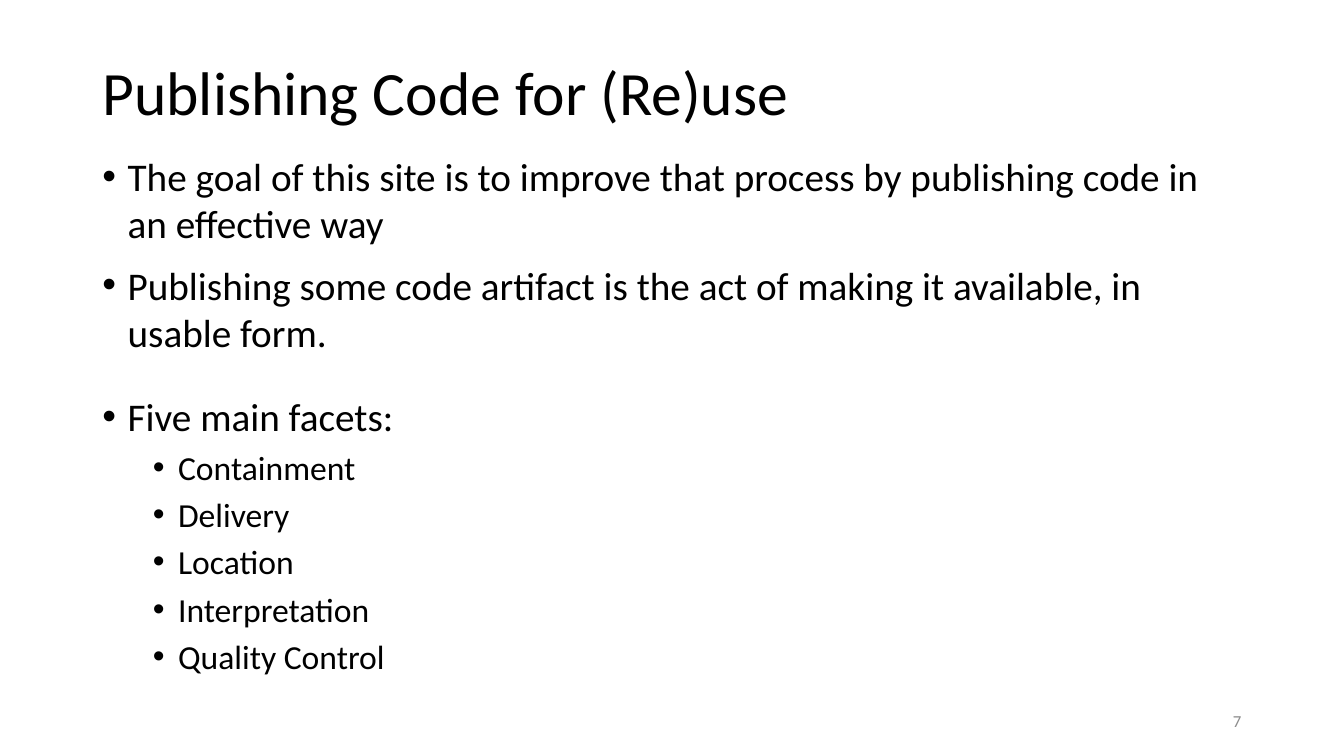
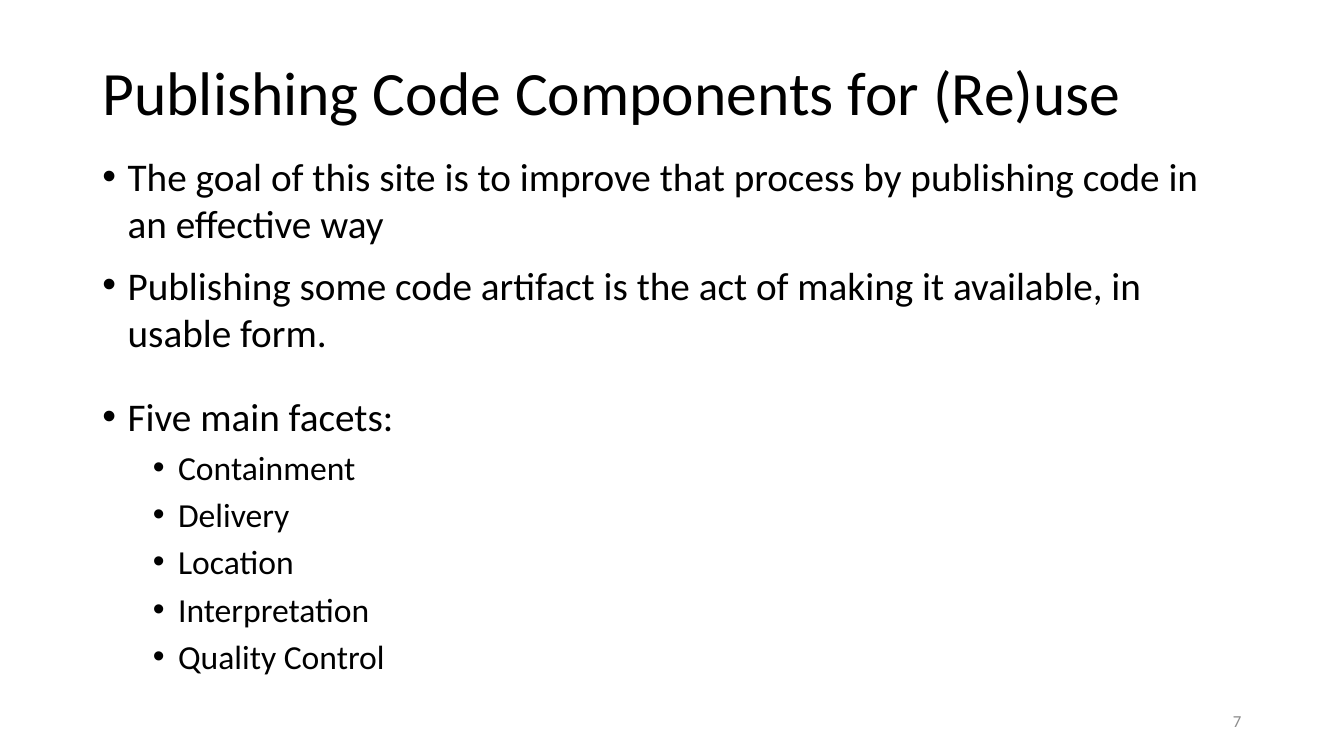
Before and after one commit to JimFawcett/JimFawcett.github.io, a slide deck: slide 7 of Resources/PublishingSourceCode.pptx. Drawn at 1344x756 pixels with LibreOffice and Linux fonts; fonts in the diff are those of the drawing. Boxes give left, top, right and bottom in pixels: in the first picture for what was removed or moved away, otherwise in the second. Text is boxed around its words. In the diff, an @@ line names an element or a change of style, - is before the commit and + after.

```diff
--- a/Resources/PublishingSourceCode.pptx
+++ b/Resources/PublishingSourceCode.pptx
@@ title at (x1=102, y1=70, x2=1120, y2=126): text changed @@
-Publishing Code for (Re)use
+Publishing Code Components for (Re)use
```
Also in this commit, not shown: 2 other slides changed, 1 slide added, 1 other file.
